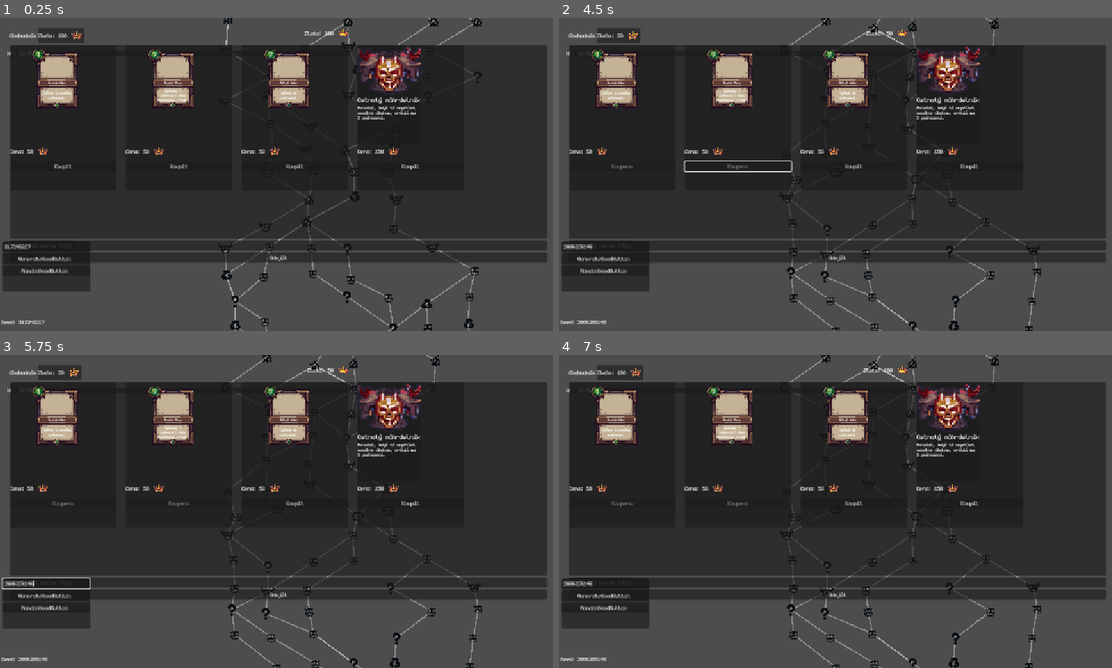
Above: before the commit, frames 1-4 (two rows, left to right).
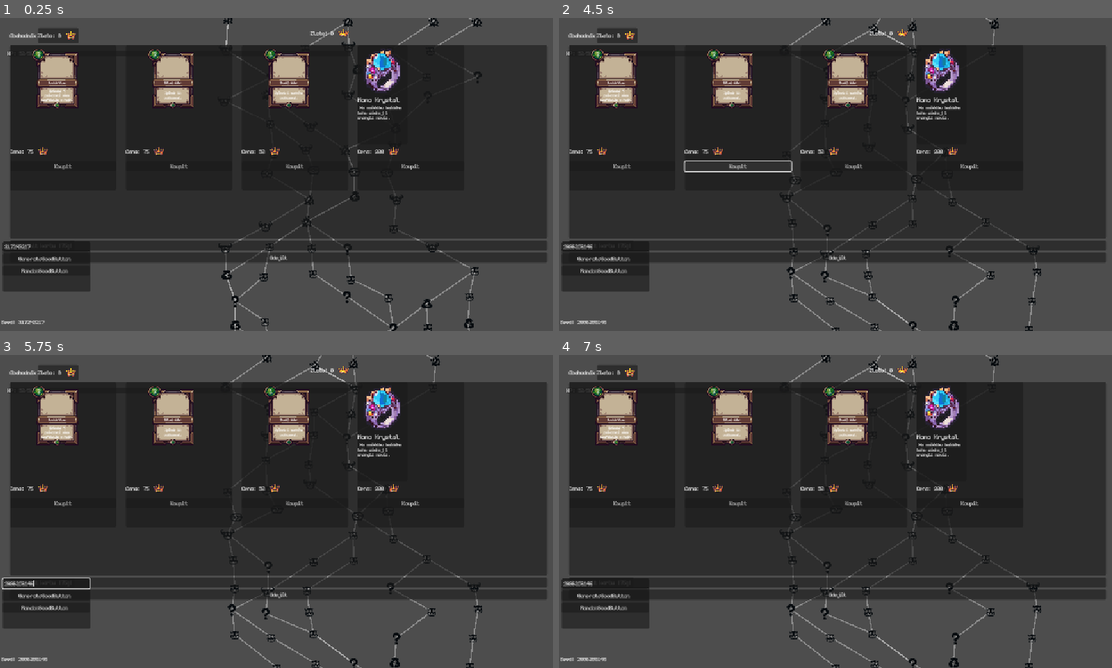
Above: after the commit, the same moments.

Repository: Nasshor01/Projekt-Loop
Game: Godot game, scene res://scenes/shop/ShopScene.tscn
Two runs of this game, one before a commit and one after it. Both use one fixed random seed, a clock stepped at 60 frames per second and the inputs below. This scene is started directly instead of the project's main scene.
Inputs:
- Up to frame 1 (0.25 s): no input
- Up to frame 2 (4.5 s): click "Koupit" at 0.5 s; click "Odstranit kartu (75g)" at 1.25 s; click "Odejít" at 2 s; click "GenerateSeedButton" at 2.75 s; click "RandomSeedButton" at 3.5 s; click "Koupit" at 4.25 s
- Up to frame 3 (5.75 s): click "Odstranit kartu (75g)" at 5 s
- Up to frame 4 (7 s): click "Odejít" at 5.75 s; click "GenerateSeedButton" at 6.5 s

The runs differ from the first frame. In frame 1, 1.7% of the frame differs, in the area x 4-77%, y 3-44%; in frame 2, 1.8%; in frame 3, 1.8%; in frame 4, 1.8%, in the area x 4-77%, y 3-49%.

Commit message:
update vizualizace global UI, nový reward scene, přidáná mechanika měna zlata. upravený shop

Diff:
--- a/data/encounters/EncounterData.gd
+++ b/data/encounters/EncounterData.gd
@@ -1,9 +1,16 @@
-# ===================================================================
-# Soubor: res://data/encounters/EncounterData.gd
-# POPIS: Tento Resource definuje celou skupinu nepřátel pro jeden
-# ===================================================================
+# Soubor: res://data/encounters/EncounterData.gd (OPRAVENÁ VERZE)
 class_name EncounterData
 extends Resource
 
+# PŘIDÁNO: Definice typů soubojů
+enum EncounterType {
+	NORMAL,
+	ELITE,
+	BOSS
+}
+
+# PŘIDÁNO: Exportovaná proměnná pro nastavení typu v editoru
+@export var encounter_type: EncounterType = EncounterType.NORMAL
+
 # Pole jednotlivých nepřátel v tomto souboji
 @export var enemies: Array[EncounterEntry] = []
--- a/data/encounters/Skeleton.tres
+++ b/data/encounters/Skeleton.tres
@@ -12,5 +12,6 @@
 
 [resource]
 script = ExtResource("2_r3hgi")
+encounter_type = 0
 enemies = Array[ExtResource("1_26wve")]([SubResource("Resource_yodov")])
 metadata/_custom_type_script = "uid://dq86v2djx6q1m"
--- a/data/encounters/Skeleton_army.tres
+++ b/data/encounters/Skeleton_army.tres
@@ -42,5 +42,6 @@
 
 [resource]
 script = ExtResource("3_dlu8r")
+encounter_type = 1
 enemies = Array[ExtResource("1_3ppqm")]([SubResource("Resource_yodov"), SubResource("Resource_3ppqm"), SubResource("Resource_8dp5v"), SubResource("Resource_dlu8r"), SubResource("Resource_xsouq"), SubResource("Resource_n5rls")])
 metadata/_custom_type_script = "uid://dq86v2djx6q1m"
--- a/data/encounters/boss_battle.tres
+++ b/data/encounters/boss_battle.tres
@@ -12,5 +12,6 @@
 
 [resource]
 script = ExtResource("2_rtk84")
+encounter_type = 2
 enemies = Array[ExtResource("1_3imfq")]([SubResource("Resource_3buoe")])
 metadata/_custom_type_script = "uid://dq86v2djx6q1m"
--- a/data/encounters/elite_battle.tres
+++ b/data/encounters/elite_battle.tres
@@ -12,5 +12,6 @@
 
 [resource]
 script = ExtResource("2_k2bii")
+encounter_type = 1
 enemies = Array[ExtResource("1_iqf6d")]([SubResource("Resource_oie3k")])
 metadata/_custom_type_script = "uid://dq86v2djx6q1m"
--- a/data/encounters/goblin_duo.tres
+++ b/data/encounters/goblin_duo.tres
@@ -18,5 +18,6 @@
 
 [resource]
 script = ExtResource("2_gjm3h")
+encounter_type = 0
 enemies = Array[ExtResource("1_3puh2")]([SubResource("Resource_j444k"), SubResource("Resource_o7586")])
 metadata/_custom_type_script = "uid://dq86v2djx6q1m"
--- a/data/encounters/one_orc.tres
+++ b/data/encounters/one_orc.tres
@@ -12,5 +12,6 @@
 
 [resource]
 script = ExtResource("2_b6wtt")
+encounter_type = 0
 enemies = Array[ExtResource("1_7k5c1")]([SubResource("Resource_vxg8i")])
 metadata/_custom_type_script = "uid://dq86v2djx6q1m"
--- a/scenes/battle/Unit.gd
+++ b/scenes/battle/Unit.gd
@@ -61,41 +61,44 @@
 
 	await target.take_damage(unit_data.attack_damage)
 
-# --- UPRAVENÁ FUNKCE TAKE_DAMAGE ---
-# Přidána logika pro artefakt "thorns_damage"
 func take_damage(amount: int) -> void:
-	var damage_to_deal = amount
-	var block_before = current_block
-	var absorbed_by_block = min(amount, block_before)
-
-	if absorbed_by_block > 0:
-		_show_floating_text(absorbed_by_block, "block_loss")
-
-	current_block -= absorbed_by_block
-	damage_to_deal -= absorbed_by_block
-
-	if absorbed_by_block > 0 and damage_to_deal > 0:
-		await get_tree().create_timer(0.3).timeout
-
-	if damage_to_deal > 0:
-		current_health -= damage_to_deal
-		_show_floating_text(damage_to_deal, "damage")
-		if current_health < 0:
-			current_health = 0
-
-		# PŘIDÁNO: Pokud jsme hráč, nahlásíme změnu do PlayerData
-		if unit_data.faction == UnitData.Faction.PLAYER:
-			PlayerData.take_damage(damage_to_deal)
-
-	_update_stats_and_emit_signal()
-
-	if unit_data.faction == UnitData.Faction.PLAYER and damage_to_deal > 0:
+	# Tuto logiku přesouváme na začátek. Aktivuje se, jakmile jsi napaden,
+	# bez ohledu na to, jestli poškození projde přes blok.
+	if unit_data.faction == UnitData.Faction.PLAYER:
 		var attacker = get_last_attacker()
 		if is_instance_valid(attacker):
 			for artifacts in PlayerData.artifacts:
 				if artifacts.effect_id == "thorns_damage":
 					print("Artefakt '%s' vrací %d poškození." % [artifacts.artifact_name, artifacts.value])
 					await attacker.take_damage(artifacts.value)
+	# ---------------------------------------------
+
+	var damage_to_deal = amount
+	var block_before = current_block
+	var absorbed_by_block = min(amount, block_before)
+
+	if absorbed_by_block > 0:
+		_show_floating_text(absorbed_by_block, "block_loss")
+
+	current_block -= absorbed_by_block
+	damage_to_deal -= absorbed_by_block
+
+	if absorbed_by_block > 0 and damage_to_deal > 0:
+		await get_tree().create_timer(0.3).timeout
+
+	if damage_to_deal > 0:
+		current_health -= damage_to_deal
+		_show_floating_text(damage_to_deal, "damage")
+		if current_health < 0:
+			current_health = 0
+
+		# Pokud jsme hráč, nahlásíme změnu do PlayerData
+		if unit_data.faction == UnitData.Faction.PLAYER:
+			PlayerData.take_damage(damage_to_deal)
+
+	_update_stats_and_emit_signal()
+
+	# Starou logiku trnů odsud mažeme, protože je nyní na začátku.
 
 	if current_health <= 0:
 		_die()
--- a/scenes/rewards/RewardScene.gd
+++ b/scenes/rewards/RewardScene.gd
@@ -1,8 +1,9 @@
-# Soubor: scripts/RewardScene.gd
-extends Control
+# Soubor: scripts/RewardScene.gd (FINÁLNÍ VERZE PRO PANELCONTAINER)
+extends PanelContainer # <-- ZMĚNA Z CONTROL NA PANELCONTAINER
 
-# Seznam všech možných karet, které se mohou objevit jako odměna
-# (Vytvoříte si je v editoru jako CardData.tres)
+# Proměnná, do které GameManager vloží odměnu
+var gold_reward: int = 0
+
 const CARD_REWARD_POOL = [
 	preload("res://data/cards/everyone/fortify.tres"),
 	preload("res://data/cards/everyone/heavy_strike.tres"),
@@ -10,34 +11,48 @@
 	preload("res://data/cards/everyone/adrenaline.tres")
 ]
 
-@onready var card_container = $CardContainer # Ujisti se, že tento uzel ve scéně existuje
+# --- AKTUALIZOVANÉ CESTY PODLE NOVÉ STRUKTURY ---
+@onready var card_container = $VBoxContainer/CardContainer
+@onready var gold_label: Label = $VBoxContainer/GoldRewardDisplay/GoldLabel
+@onready var continue_button: Button = $VBoxContainer/ContinueButton
 
 const CardUIScene = preload("res://scenes/ui/CardUI.tscn")
-const NUM_CARD_CHOICES = 3 # Počet karet, ze kterých se vybírá
+const NUM_CARD_CHOICES = 3
 
 func _ready():
-	# 1. Vytvoříme upravitelnou kopii pole karet.
+	# 1. Přidáme zlato hráči a aktualizujeme text
+	PlayerData.add_gold(gold_reward)
+	gold_label.text = "Získáno zlata: %d" % gold_reward
+
+	# 2. Deaktivujeme tlačítko "Pokračovat", dokud si hráč nevybere kartu
+	continue_button.disabled = true
+	continue_button.pressed.connect(GameManager.reward_chosen)
+
+	# 3. Vygenerujeme karty jako dříve
 	var available_cards = CARD_REWARD_POOL.duplicate()
-	# 2. Zamícháme tuto kopii, ne konstantu.
 	available_cards.shuffle()
 
-	# Vybereme definovaný počet karet z vrchu zamíchaného balíčku.
 	var card_choices = available_cards.slice(0, NUM_CARD_CHOICES)
 
 	for card_data in card_choices:
 		var card_ui = CardUIScene.instantiate()
 		card_container.add_child(card_ui)
 		card_ui.load_card(card_data)
-		# Po kliknutí se karta přidá do balíčku a přejde se dál
-		card_ui.gui_input.connect(_on_card_selected.bind(card_data))
+		card_ui.gui_input.connect(_on_card_selected.bind(card_data, card_ui))
 
-func _on_card_selected(event: InputEvent, card_to_add: CardData):
+func _on_card_selected(event: InputEvent, card_to_add: CardData, clicked_card_ui: CardUI):
 	if event is InputEventMouseButton and event.button_index == MOUSE_BUTTON_LEFT and event.is_pressed():
 		print("Karta vybrána: ", card_to_add.card_name)
 
-		# --- OPRAVA NEPŘIDÁVÁNÍ KARET ---
-		# Zde je klíčová logika: Přidáme vybranou kartu do hlavního balíčku hráče.
+		# Přidáme kartu do balíčku
 		PlayerData.master_deck.append(card_to_add)
 
-		# Řekneme GameManageru, že jsme si vybrali a můžeme se vrátit na mapu.
-		GameManager.reward_chosen()
+		# Deaktivujeme všechny karty, aby si hráč nemohl vybrat další
+		for card_node in card_container.get_children():
+			card_node.mouse_filter = Control.MOUSE_FILTER_IGNORE
+			# Vizuálně odlišíme nevybrané karty
+			if card_node != clicked_card_ui:
+				card_node.modulate = Color(0.5, 0.5, 0.5)
+
+		# Aktivujeme tlačítko pro pokračování
+		continue_button.disabled = false
--- a/scenes/rewards/RewardScene.tscn
+++ b/scenes/rewards/RewardScene.tscn
@@ -1,18 +1,52 @@
-[gd_scene load_steps=2 format=3 uid="uid://cdkaugeoudrqa"]
+[gd_scene load_steps=3 format=3 uid="uid://cdkaugeoudrqa"]
 
 [ext_resource type="Script" uid="uid://4evnmm0nmlqh" path="res://scenes/rewards/RewardScene.gd" id="1_4cy2o"]
+[ext_resource type="Texture2D" uid="uid://dnip28myu7q4x" path="res://art/icons/7.png" id="2_1jct0"]
 
-[node name="RewardScene" type="Control"]
-layout_mode = 3
-anchors_preset = 15
-anchor_right = 1.0
-anchor_bottom = 1.0
+[node name="RewardScene" type="PanelContainer"]
+custom_minimum_size = Vector2(800, 550)
+anchors_preset = 8
+anchor_left = 0.5
+anchor_top = 0.5
+anchor_right = 0.5
+anchor_bottom = 0.5
+offset_left = -400.0
+offset_top = -275.0
+offset_right = 400.0
+offset_bottom = 275.0
 grow_horizontal = 2
 grow_vertical = 2
 script = ExtResource("1_4cy2o")
 
-[node name="CardContainer" type="HBoxContainer" parent="."]
-layout_mode = 0
-offset_right = 40.0
-offset_bottom = 40.0
+[node name="VBoxContainer" type="VBoxContainer" parent="."]
+layout_mode = 2
+theme_override_constants/separation = 50
+
+[node name="CenterContainer" type="CenterContainer" parent="VBoxContainer"]
+layout_mode = 2
+
+[node name="TitleLabel" type="Label" parent="VBoxContainer/CenterContainer"]
+layout_mode = 2
+theme_override_font_sizes/font_size = 24
+text = "Odměny"
+horizontal_alignment = 1
+vertical_alignment = 1
+
+[node name="GoldRewardDisplay" type="HBoxContainer" parent="VBoxContainer"]
+layout_mode = 2
 alignment = 1
+
+[node name="GoldIcon" type="TextureRect" parent="VBoxContainer/GoldRewardDisplay"]
+layout_mode = 2
+texture = ExtResource("2_1jct0")
+
+[node name="GoldLabel" type="Label" parent="VBoxContainer/GoldRewardDisplay"]
+layout_mode = 2
+
+[node name="CardContainer" type="HBoxContainer" parent="VBoxContainer"]
+layout_mode = 2
+alignment = 1
+
+[node name="ContinueButton" type="Button" parent="VBoxContainer"]
+layout_mode = 2
+text = "Pokračovat"
--- a/scenes/shop/ShopScene.gd
+++ b/scenes/shop/ShopScene.gd
@@ -3,12 +3,30 @@
 
 const ShopItemUIScene = preload("res://scenes/shop/ShopItemUI.tscn")
 
-# Proměnné jen deklarujeme, abychom se vyhnuli problémům s načítáním
-var all_cards: Array[CardData] = []
-var all_artifacts: Array[ArtifactsData] = []
+# --- BAZÉNY ZBOŽÍ PRO OBCHOD ---
+# Můžeme je později načítat ze souboru, ale takto je to přehlednější
+var shop_card_pool = [
+	load("res://data/cards/paladin/smite.tres"),
+	load("res://data/cards/paladin/holy_wave.tres"),
+	load("res://data/cards/everyone/heavy_strike.tres"),
+	# Přidej sem další karty, které se mohou objevit v obchodě
+]
+var shop_artifact_pool = [
+	load("res://data/artifacts/basic/ManaKrystal.tres"),
+	load("res://data/artifacts/basic/OstnatýNáhrdelník.tres"),
+]
+# -----------------------------
 
+# --- DYNAMICKÉ CENY PODLE VZÁCNOSTI ---
+const CARD_PRICES = {
+	CardData.CardRarity.COMMON: 50,
+	CardData.CardRarity.UNCOMMON: 75,
+	CardData.CardRarity.RARE: 150,
+	# Doplň další vzácnosti a jejich ceny
+}
+const ARTIFACT_PRICE = 200
 const CARD_REMOVAL_COST = 75
-
+# ------------------------------------
 @onready var gold_label: Label = $CanvasLayer/MainContainer/VBoxContainer/Header/GoldDisplay/HBoxContainer/GoldLabel
 @onready var items_grid: GridContainer = $CanvasLayer/MainContainer/VBoxContainer/ItemsPanel/ScrollContainer/ItemsGrid
 @onready var remove_card_button: Button = $CanvasLayer/MainContainer/VBoxContainer/ServicesPanel/HBoxContainer/RemoveCardButton
@@ -16,26 +34,8 @@
 @onready var card_pile_viewer = $CanvasLayer/MainContainer/CardPileViewer
 
 func _ready():
-	# Načítáme zdroje bezpečně uvnitř _ready()
-	all_cards = [
-		load("res://data/cards/paladin/smite.tres"),
-		load("res://data/cards/paladin/holy_wave.tres"),
-		load("res://data/cards/everyone/heavy_strike.tres"),
-	]
-	all_artifacts = [
-		load("res://data/artifacts/basic/ManaKrystal.tres"),
-		load("res://data/artifacts/basic/OstnatýNáhrdelník.tres"),
-	]
-
-	# --- OPRAVA OKAMŽITÉHO ZAVŘENÍ ---
-	# Odpojíme starý signál, pokud by tam náhodou byl, a připojíme nový, chytřejší.
-	# Nereagujeme na obecné "pressed", ale na konkrétní vstup.
-	if leave_button.is_connected("pressed", _on_leave_button_pressed):
-		leave_button.disconnect("pressed", _on_leave_button_pressed)
+	# Připojení signálů zůstává stejné
 	leave_button.gui_input.connect(_on_leave_button_input)
-	# --------------------------------
-
-	# Zbytek připojení
 	remove_card_button.pressed.connect(_on_remove_card_button_pressed)
 	PlayerData.gold_changed.connect(_update_gold_label)
 	card_pile_viewer.visibility_changed.connect(_on_viewer_visibility_changed)
@@ -59,30 +59,33 @@
 	for child in items_grid.get_children():
 		child.queue_free()
 
-	var cards_to_sell = []
-	for card in all_cards:
-		if is_instance_valid(card):
-			cards_to_sell.append(card)
+	# -- Generování karet s dynamickou cenou --
+	var available_cards = shop_card_pool.duplicate()
+	available_cards.shuffle()
+	var cards_to_sell = available_cards.slice(0, 3) # Nabídneme 3 náhodné karty z poolu
 
 	for card_data in cards_to_sell:
-		var cost = 50
-		var shop_item_ui = ShopItemUIScene.instantiate()
-		items_grid.add_child(shop_item_ui)
-		shop_item_ui.set_item(card_data, cost)
-		shop_item_ui.item_purchased.connect(_on_item_purchased)
+		if is_instance_valid(card_data):
+			# Získáme cenu z našeho slovníku, defaultně 50, pokud by vzácnost nebyla nalezena
+			var cost = CARD_PRICES.get(card_data.rarity, 50)
 
-	var valid_artifacts = []
-	for artifact in all_artifacts:
-		if is_instance_valid(artifact):
-			valid_artifacts.append(artifact)
+			var shop_item_ui = ShopItemUIScene.instantiate()
+			items_grid.add_child(shop_item_ui)
+			# Předáme do UI i cenu, kterou jsme vypočítali
+			shop_item_ui.set_item(card_data, cost)
+			shop_item_ui.item_purchased.connect(_on_item_purchased)
 
-	if not valid_artifacts.is_empty():
-		var artifact_to_sell = valid_artifacts.pick_random()
-		var cost = 150
-		var shop_item_ui = ShopItemUIScene.instantiate()
-		items_grid.add_child(shop_item_ui)
-		shop_item_ui.set_item(artifact_to_sell, cost)
-		shop_item_ui.item_purchased.connect(_on_item_purchased)
+	# -- Generování artefaktu --
+	var available_artifacts = shop_artifact_pool.duplicate()
+	if not available_artifacts.is_empty():
+		var artifact_to_sell = available_artifacts.pick_random()
+		if is_instance_valid(artifact_to_sell):
+			var shop_item_ui = ShopItemUIScene.instantiate()
+			items_grid.add_child(shop_item_ui)
+			shop_item_ui.set_item(artifact_to_sell, ARTIFACT_PRICE)
+			shop_item_ui.item_purchased.connect(_on_item_purchased)
+
+
 
 
 func _update_gold_label(new_amount: int):
@@ -93,9 +96,10 @@
 func _on_item_purchased(item_data: Resource, button_node: Button):
 	var cost: int
 	if item_data is CardData:
-		cost = 50
+		# Znovu zjistíme cenu, abychom ji nemuseli předávat signálem
+		cost = CARD_PRICES.get(item_data.rarity, 50)
 	elif item_data is ArtifactsData:
-		cost = 150
+		cost = ARTIFACT_PRICE
 	else:
 		return
 
--- a/scripts/autoload/GameManager.gd
+++ b/scripts/autoload/GameManager.gd
@@ -21,6 +21,7 @@
 var saved_camera_position: Vector2 = Vector2.ZERO
 var saved_camera_zoom: Vector2 = Vector2(1.0, 1.0)
 var global_ui_instance: CanvasLayer = null
+var last_battle_gold_reward: int = 0
 
 func _ready():
 	# PŘIDÁNO: Vytvoříme instanci globálního UI a přidáme ji jako přímého potomka GameManageru
@@ -53,10 +54,24 @@
 func battle_finished(player_won: bool):
 	if player_won:
 		print("Hráč vyhrál! Přecházím na obrazovku odměn.")
+
+		# PŘIDÁNO: Výpočet odměny ve zlatě
+		# Zde si můžete nastavit logiku, jakou chcete.
+		# Například podle typu encounteru.
+		if current_encounter.encounter_type == EncounterData.EncounterType.ELITE:
+			last_battle_gold_reward = randi_range(40, 60)
+		elif current_encounter.encounter_type == EncounterData.EncounterType.BOSS:
+			last_battle_gold_reward = randi_range(90, 110)
+		else: # Běžný souboj
+			last_battle_gold_reward = randi_range(15, 25)
+
+		print("Hráč získává %d zlata." % last_battle_gold_reward)
+
 		_change_scene(reward_scene)
 	else:
 		print("Hráč prohrál! Přecházím na obrazovku Game Over.")
 		_change_scene(game_over_scene)
+
 
 func reward_chosen():
 	print("Odměna vybrána, vracím se na mapu.")
@@ -108,6 +123,12 @@
 		if is_instance_valid(current_scene):
 			print("DEBUG: Scéna instancována úspěšně. Přidávám do stromu.")
 
+			# --- PŘIDANÁ LOGIKA PRO ODMĚNY ---
+			# Pokud je nová scéna obrazovkou odměn, předáme jí vypočítané zlato.
+			if scene_path == reward_scene:
+				current_scene.gold_reward = last_battle_gold_reward
+			# -----------------------------------
+
 			if "encounter_data" in current_scene:
 				current_scene.encounter_data = current_encounter
 
--- a/scripts/autoload/PlayerData.gd
+++ b/scripts/autoload/PlayerData.gd
@@ -36,7 +36,7 @@
 	artifacts.clear()
 	emit_signal("artifacts_changed")
 
-	gold = 100
+	gold = 0
 	emit_signal("gold_changed", gold)
 
 	# PŘIDÁNO: Na začátku běhu informujeme o stavu zdraví
